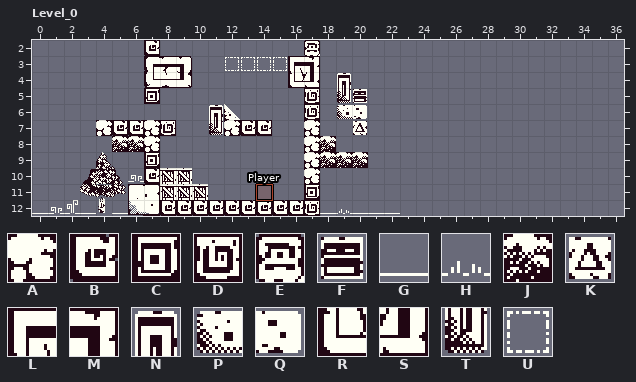
LDtk project -- game/src/assets/map.ldtk. That is the earlier state.
Cells are 16x16 px. Shown: Level_0 x 0..36, y 2..12. The old version is drawn lined up with the new one.
Key: from "Tiles": A 5, B 6, C 7, D 8, E 9, F 10, G 14, H 15, J 25, K 28, L 40, M 41, N 42, P 43, Q 44, R 60, S 61, T 62, U 146.
_ is an empty cell.
Layers that did not change in this view are not listed.
Layer "Background" before, first column x 14:
 2 ___E___________________
 3 UULM___________________
 4 __RS_N_________________
 5 ___D_TF________________
 6 ___D_PQ________________
 7 B__A__K________________
 8 ___AJ__________________
 9 ___AJJJ________________
10 ___A___________________
11 ___C___________________
12 BBBDGHGGG______________
Now the later version:
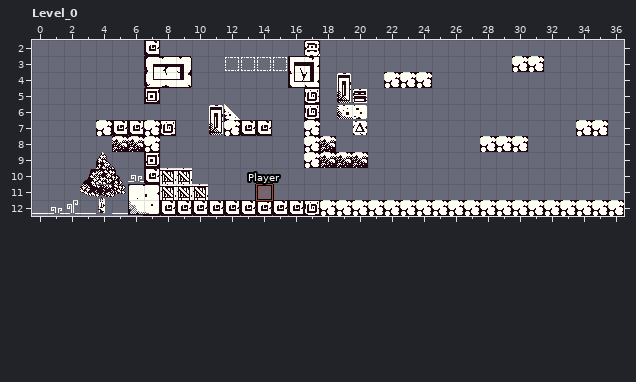
From old to new:
map size 23x13 -> 37x13 cells
Layer "Background":
The edit turns tile G into tile A in row 12 at x 18 and 20 to 22.
The edit turns tile H into tile A in row 12 at x 19.
There is now tile A in row 3 at x 30 to 31; in row 4 at x 22 to 24; in row 7 at x 34 to 35; in row 8 at x 28 to 30; in row 12 at x 23 to 36.
Tile A is removed in row 10 at x 17.
Tile C is removed in row 11 at x 17.
